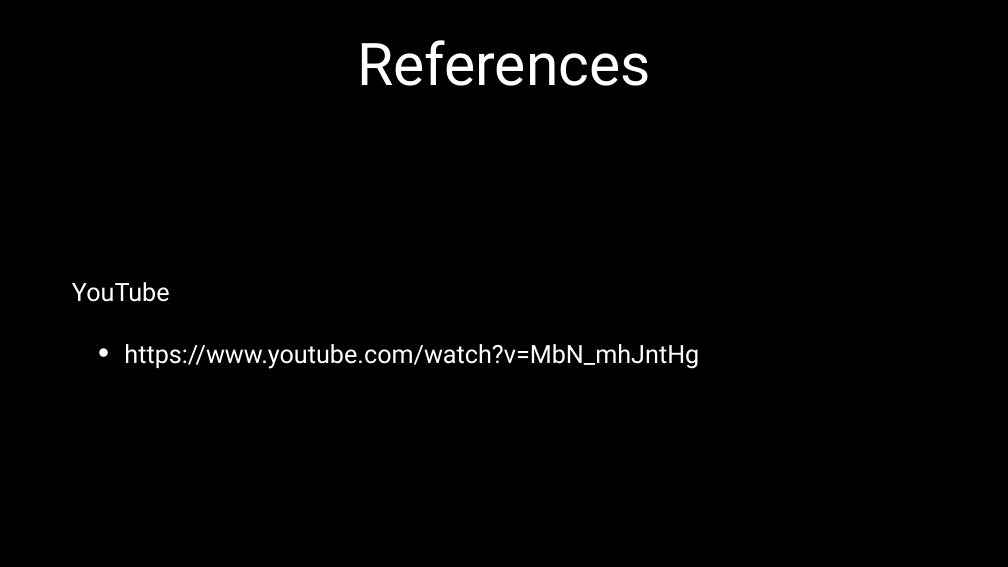
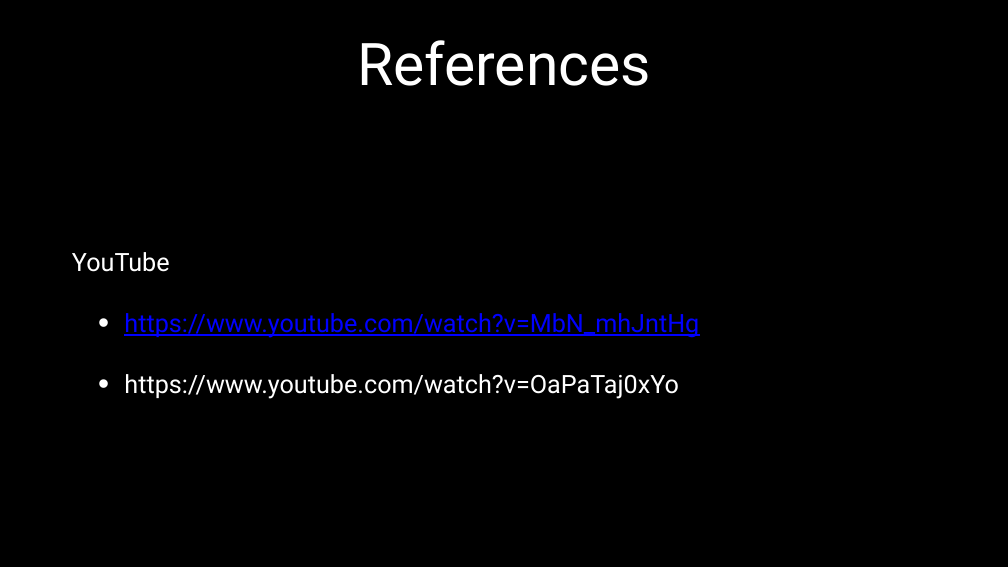
Before and after one commit to bobbyt1997/merge-n-ll, a slide deck: slide 7 of merge-n-ll-pp.pptx. Drawn at 1008x567 pixels with LibreOffice and Linux fonts; fonts in the diff are those of the drawing. Boxes give left, top, right and bottom in pixels: in the first picture for what was removed or moved away, otherwise in the second. Text is boxed around its words. In the diff, an @@ line names an element or a change of style, - is before the commit and + after.

Commit message:
Add files via upload
add link to pp

```diff
--- a/merge-n-ll-pp.pptx
+++ b/merge-n-ll-pp.pptx
@@ text at [124, 313, 699, 338]: text colour #FFFFFF to #0000FF, underline on in "https://www.youtube.com/watch?v=MbN_mhJntHg" @@
@@ text at [124, 374, 679, 399]: paragraph added @@
+  • https://www.youtube.com/watch?v=OaPaTaj0xYo
```
